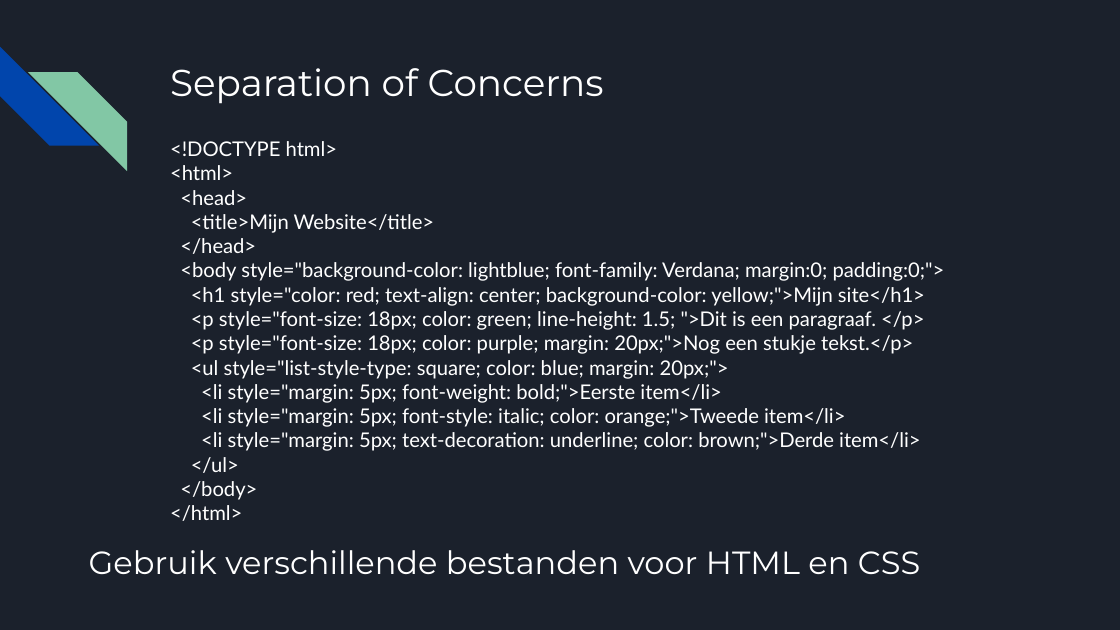
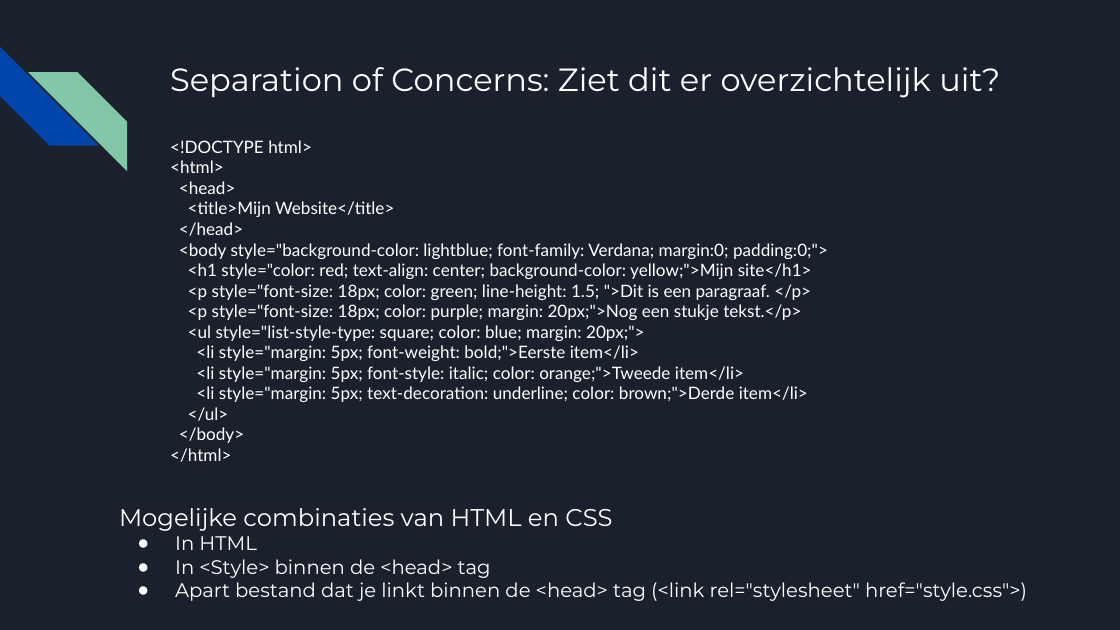
Before and after one commit to emmauscollege/emmauscollege.github.io, a slide deck: slide 9 of methode/static/theorie/webdesign/1.2-html-tags.pptx (slide 8 before the commit). Drawn at 1120x630 pixels with LibreOffice and Linux fonts; fonts in the diff are those of the drawing. Boxes give left, top, right and bottom in pixels: in the first picture for what was removed or moved away, otherwise in the second. Text is boxed around its words. In the diff, an @@ line names an element or a change of style, - is before the commit and + after.

Commit message:
Update slide deck

```diff
--- a/methode/static/theorie/webdesign/1.2-html-tags.pptx
+++ b/methode/static/theorie/webdesign/1.2-html-tags.pptx
@@ title at (170, 67, 1000, 98): text changed; size 24 to 20.6 pt @@
-Separation of Concerns
+Separation of Concerns: Ziet dit er overzichtelijk uit?
@@ text "<!DOCTYPE html>" at (170, 140, 828, 462): size 13 to 11 pt @@
@@ title added at (119, 508, 1027, 601), 12.5 pt, text #FFFFFF @@
+Mogelijke combinaties van HTML en CSS
+● In HTML
+● In <Style> binnen de <head> tag
+● Apart bestand dat je linkt binnen de <head> tag (<link rel="stylesheet" href="style.css">)
@@ title removed at (89, 550, 920, 574) @@
-Gebruik verschillende bestanden voor HTML en CSS
```
Also in this commit, not shown: 4 other slides changed, 2 slides added.
